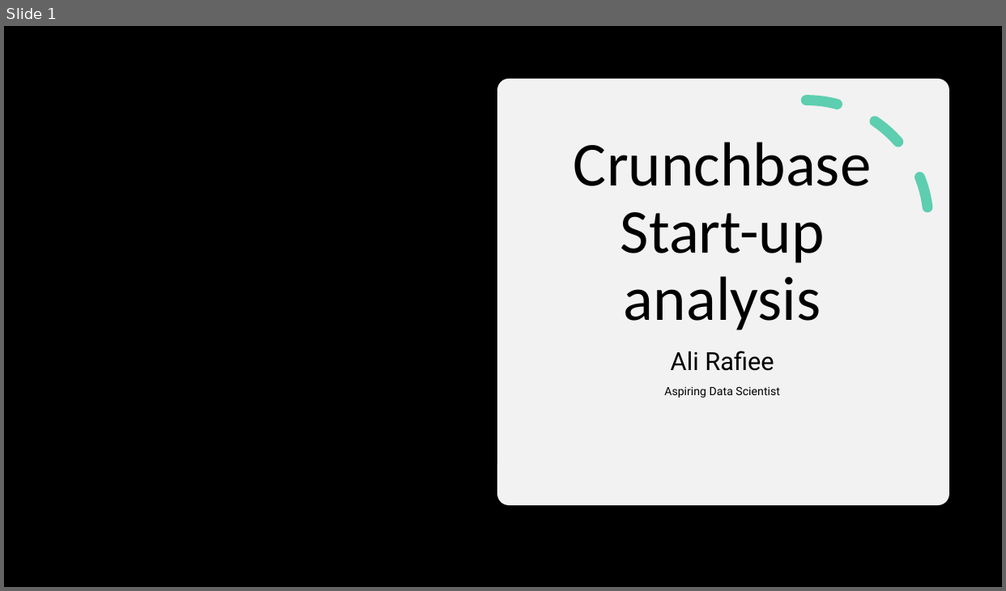
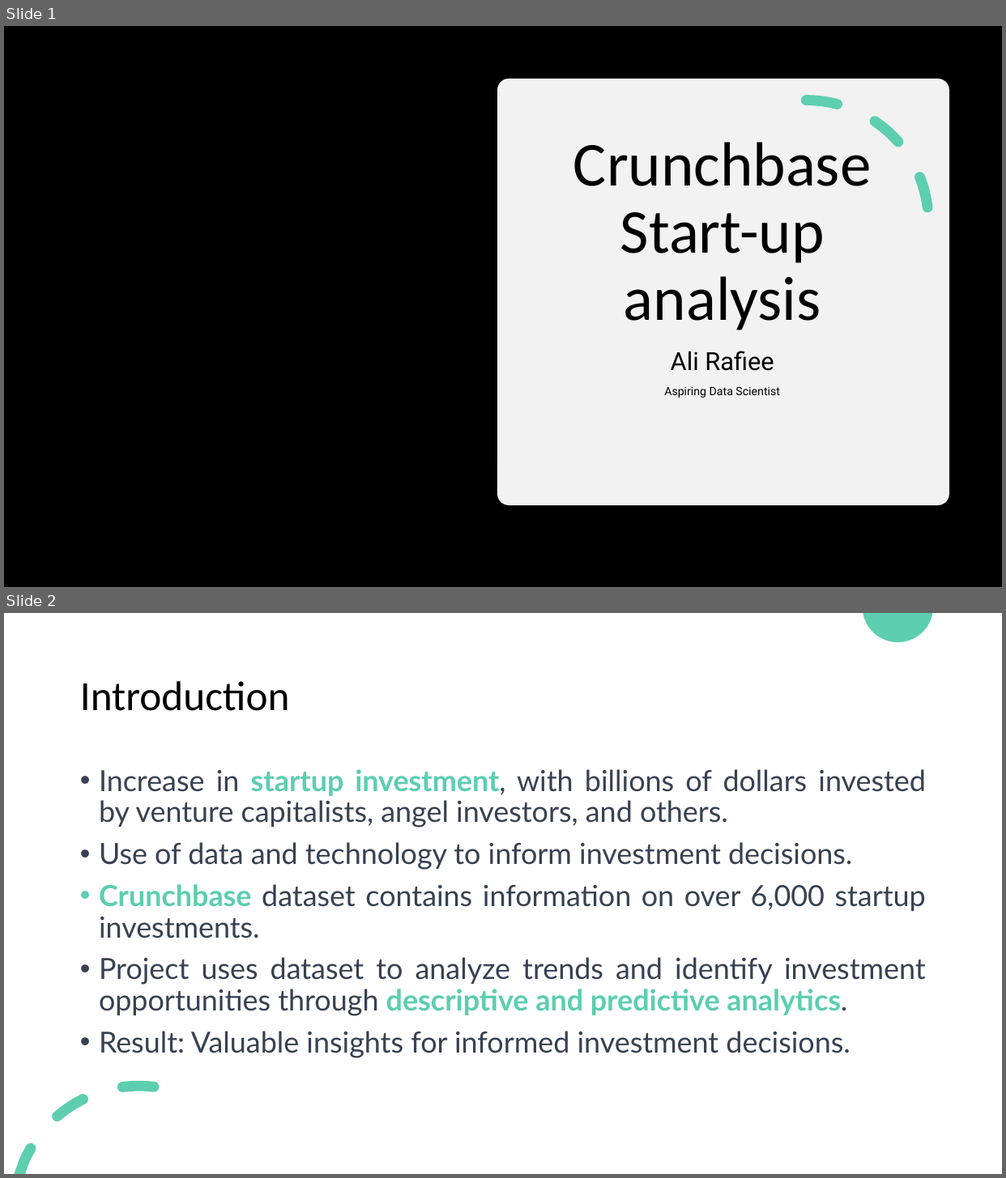
Before and after one commit to AliRafieePour/Data-analytics-projects, a slide deck: Analysis of Crunchbase start-ups/Crunchbase start-up analysis Presentation.pptx. Shown one above the other, each under a label of ours: slide 1 before the commit, slides 1 and 2 after it. The pictures are 1006x591 and 1006x1178 pixels, drawn with LibreOffice and Linux fonts; fonts in the diff are those of the drawing; background and template pictures are left out. Boxes give left, top, right and bottom in pixels: in the first picture for what was removed or moved away, otherwise in the second. Text is boxed around its words. In the diff, an @@ line names an element or a change of style, - is before the commit and + after.

```diff
--- a/Analysis of Crunchbase start-ups/Crunchbase start-up analysis Presentation.pptx
+++ b/Analysis of Crunchbase start-ups/Crunchbase start-up analysis Presentation.pptx
@@ slide 2 added at <box>4,613,1002,1174</box>, background #FFFFFF @@
@@ freeform shape added at <box>863,613,933,642</box>, fill #5DCEAF @@
@@ title added at <box>80,681,290,711</box>, 40 pt, text #000000 @@
+Introduction
@@ text added at <box>99,769,926,1059</box>, 28 pt, text #374151 @@
+• Increase in startup investment, with billions of dollars invested by venture capitalists, angel investors, and others.
+• Use of data and technology to inform investment decisions.
+• Crunchbase dataset contains information on over 6,000 startup investments.
+• Project uses dataset to analyze trends and identify investment opportunities through descriptive and predictive analytics.
+• Result: Valuable insights for informed investment decisions.
@@ freeform shape added at <box>15,1081,160,1174</box>, fill #5DCEAF @@
```
Also in this commit, not shown: 5 other slides added, 5 slides removed, 2 other files.
